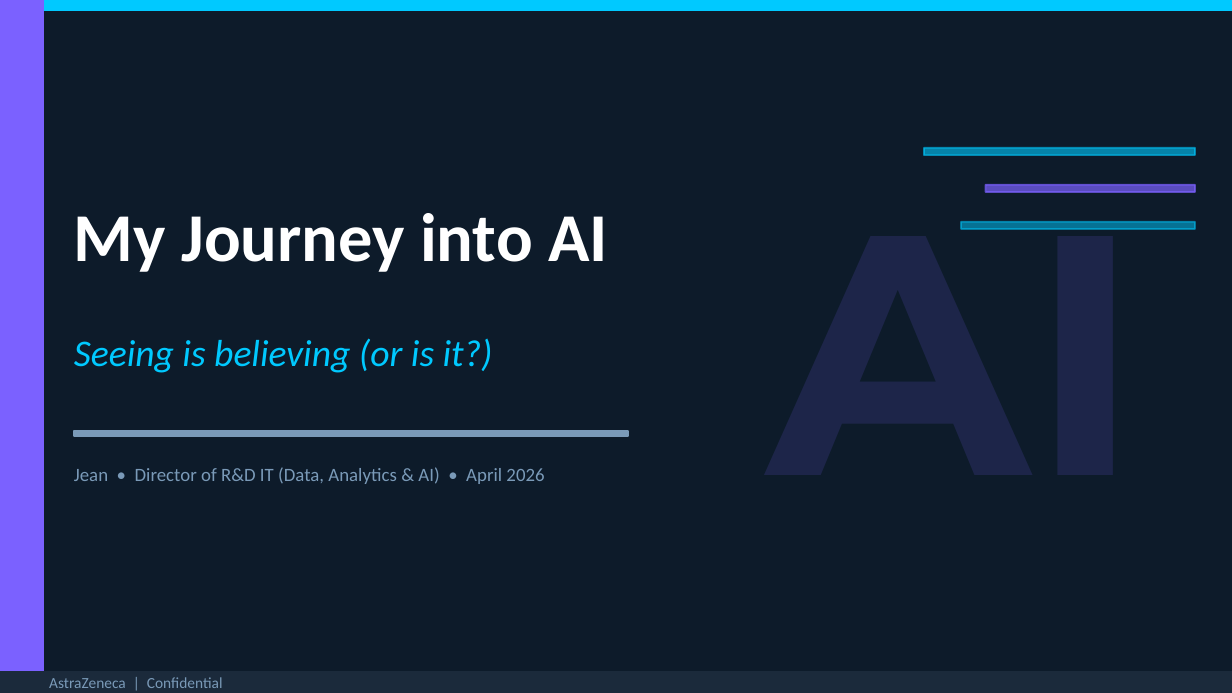
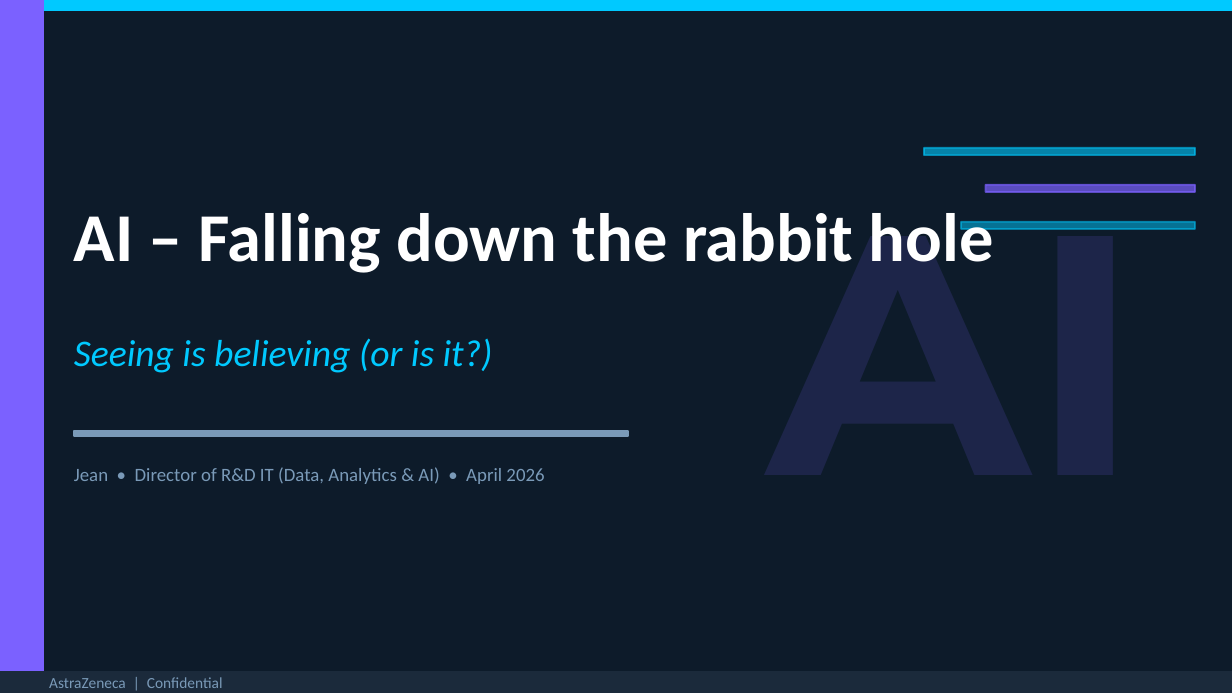
Before and after one commit to jeanhibbert/AiTalk2026, a slide deck: slide 1 of AI_Journey.pptx. Drawn at 1232x693 pixels with LibreOffice and Linux fonts; fonts in the diff are those of the drawing. Boxes give left, top, right and bottom in pixels: in the first picture for what was removed or moved away, otherwise in the second. Text is boxed around its words. In the diff, an @@ line names an element or a change of style, - is before the commit and + after.

```diff
--- a/AI_Journey.pptx
+++ b/AI_Journey.pptx
@@ text at [74, 213, 994, 273]: text changed @@
-My Journey into AI
+AI – Falling down the rabbit hole
```
Also in this commit, not shown: 3 other slides changed, 1 slide added, 1 slide removed, 3 other files.
